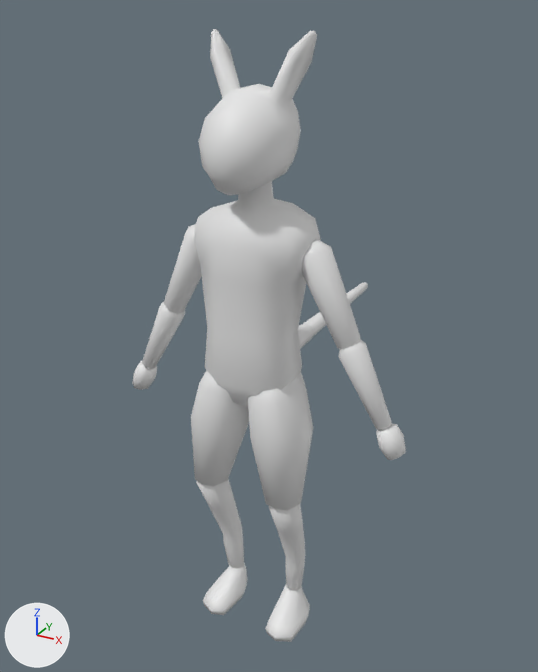
What one commit did to the Blender file blend_files/venlil/venlil.blend.
The view is the same before and after, from a 50 mm camera at (0.87, -1.473, 1.663) aimed at (-0.093, 0.277, 0.788). Lighting does not change. The marker at lower left points along +X, +Y and +Z. The first picture is the older version.

The first picture shows 'Arm1_L_m', 'Arm1_R_m', 'Arm2_L_m', 'Arm2_R_m', 'Foot_L_m', 'Foot_R_m', 'Head_m', 'Leg1_L_m', 'Leg1_R_m', 'Leg2_L_m', 'Leg2_R_m', 'Tail1_m', 'Tail2_m', 'Tail3_m', 'Torso_m' and 2 more.
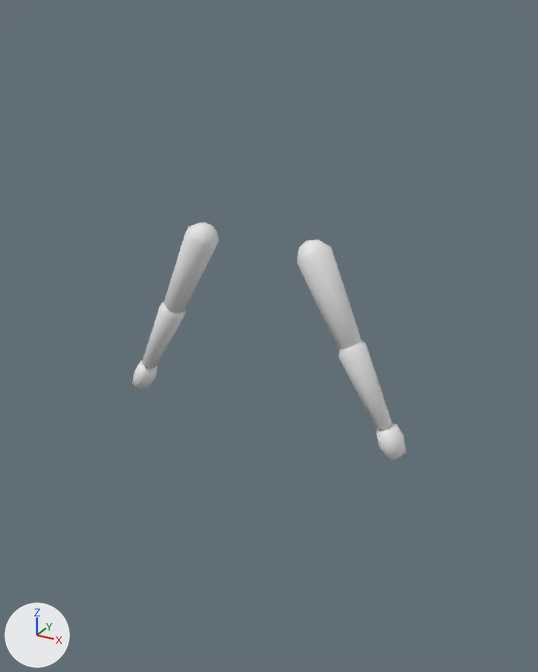
Pixel boxes (x1, y1, x2, y2) of what changed, in the pictures (538 x 672 px):
'Torso_m', deleted
    before: (194, 181, 321, 407)
'Head_m', deleted
    before: (198, 29, 317, 195)
'Leg1_L_m', deleted
    before: (248, 372, 313, 510)
'Leg1_R_m', deleted
    before: (191, 370, 249, 486)
'Leg2_R_m', deleted
    before: (196, 479, 244, 568)
'Leg2_L_m', deleted
    before: (269, 504, 305, 591)
'Foot_L_m', deleted
    before: (265, 584, 310, 642)
'Foot_R_m', deleted
    before: (203, 563, 248, 615)
'Tail1_m', deleted
    before: (298, 323, 314, 349)
'Tail2_m', deleted (mostly hidden)
    before: (303, 312, 326, 336)
'Tail3_m', deleted
    before: (346, 282, 368, 304)

What changed in the scene script:
```text
Remove ob_foot_l_m:
    ob_foot_l_m = bpy.data.objects.new('Foot_L_m', me_cube_012)
    ob_foot_l_m.location = (-0.01, 0.0, 0.0)
Remove ob_head_m:
    ob_head_m = bpy.data.objects.new('Head_m', me_cube_014)
    ob_head_m.location = (0.0, 0.0, 0.0)
Remove ob_leg1_l_m:
    ob_leg1_l_m = bpy.data.objects.new('Leg1_L_m', me_cube_017)
    ob_leg1_l_m.location = (-0.01, 0.0, 0.0)
Remove ob_leg2_l_m:
    ob_leg2_l_m = bpy.data.objects.new('Leg2_L_m', me_cube_018)
    ob_leg2_l_m.location = (-0.01, 0.0, 0.0)
Remove ob_tail1_m:
    ob_tail1_m = bpy.data.objects.new('Tail1_m', me_cylinder_003)
    ob_tail1_m.location = (0.0, 0.0, 0.0)
Remove ob_tail2_m:
    ob_tail2_m = bpy.data.objects.new('Tail2_m', me_cylinder_004)
    ob_tail2_m.location = (0.0, 0.0, 0.0)
Remove ob_tail3_m:
    ob_tail3_m = bpy.data.objects.new('Tail3_m', me_cylinder_005)
    ob_tail3_m.location = (0.0, 0.0, 0.0)
Remove ob_torso_m:
    ob_torso_m = bpy.data.objects.new('Torso_m', me_cube_019)
    ob_torso_m.location = (0.0, 0.0, 0.0)
Remove ob_foot_r_m:
    ob_foot_r_m = bpy.data.objects.new('Foot_R_m', me_cube_022)
    ob_foot_r_m.location = (-0.01, 0.0, 0.0)
Remove ob_leg1_r_m:
    ob_leg1_r_m = bpy.data.objects.new('Leg1_R_m', me_cube_024)
    ob_leg1_r_m.location = (-0.01, 0.0, 0.0)
Remove ob_leg2_r_m:
    ob_leg2_r_m = bpy.data.objects.new('Leg2_R_m', me_cube_025)
    ob_leg2_r_m.location = (-0.01, 0.0, 0.0)
```
